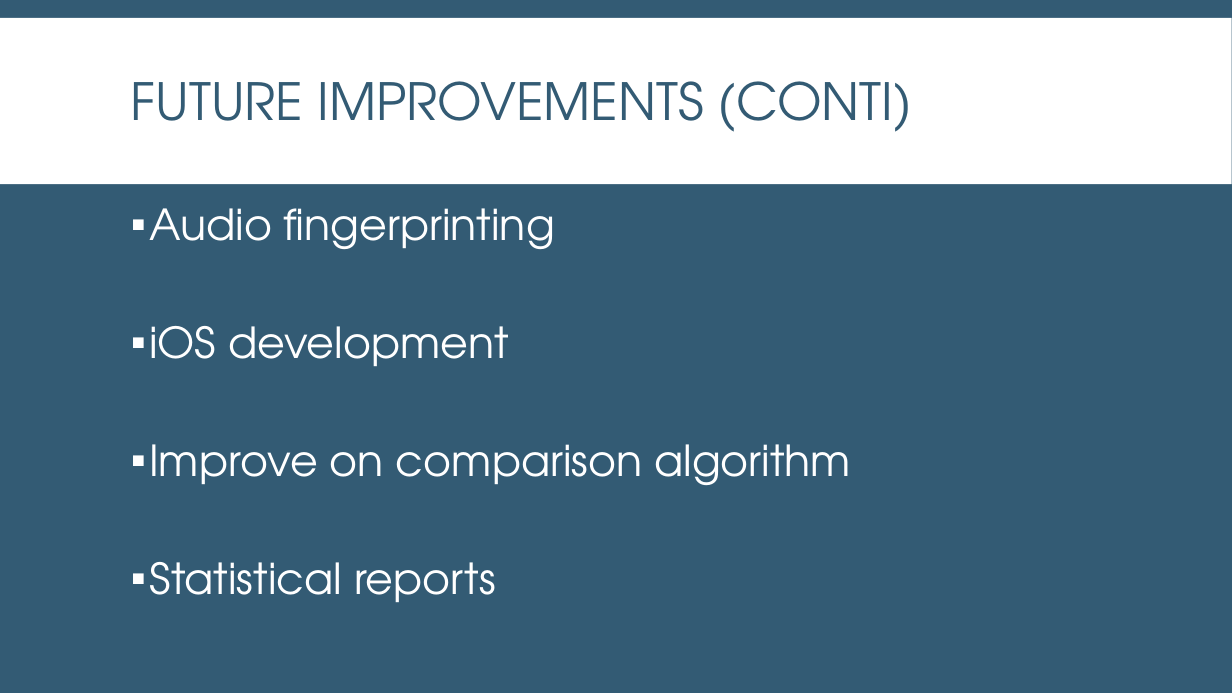
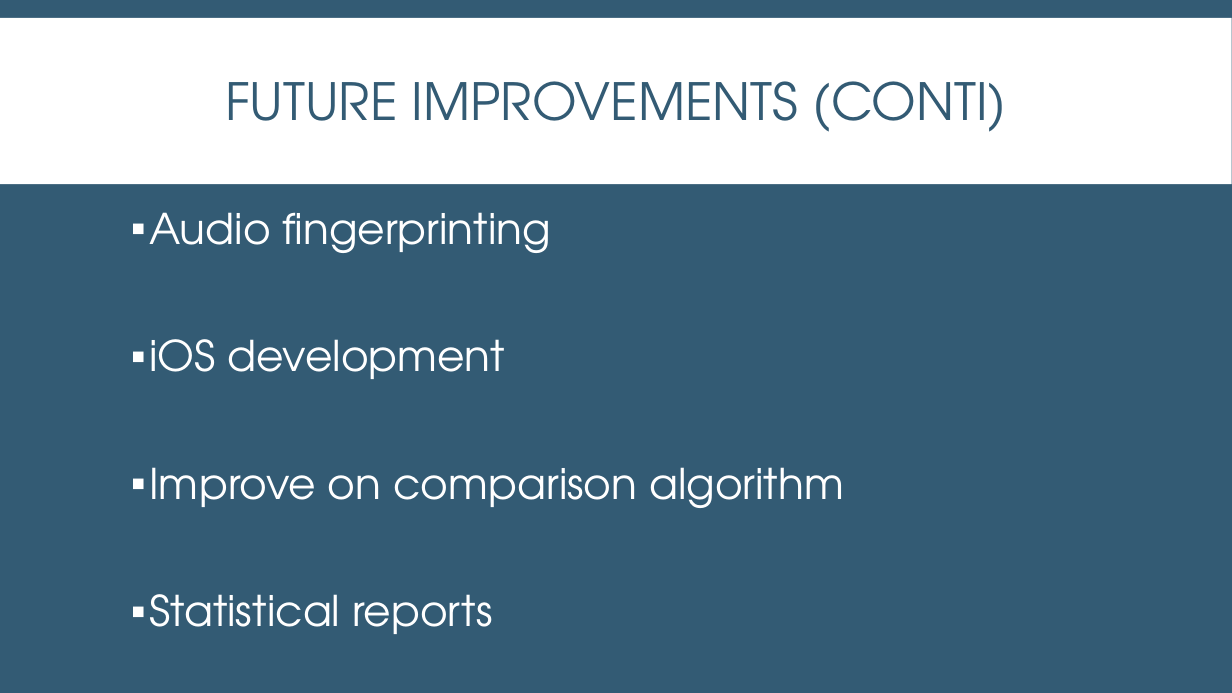
Before and after one commit to brooklyn2016/team-19, a slide deck: slide 7 of presentation-EEdit.pptx. Drawn at 1232x693 pixels with LibreOffice and Linux fonts; fonts in the diff are those of the drawing. Boxes give left, top, right and bottom in pixels: in the first picture for what was removed or moved away, otherwise in the second. Text is boxed around its words. In the diff, an @@ line names an element or a change of style, - is before the commit and + after.

```diff
--- a/presentation-EEdit.pptx
+++ b/presentation-EEdit.pptx
@@ title "FUTURE IMPROVEMENTS (CONTI)" at (225, 81, 1006, 132): alignment left to centre @@
@@ text "Audio fingerprinting" at (149, 212, 844, 634): size 33.3 to 33 pt; line spacing 0.8 to 0.9 @@
```
Also in this commit, not shown: 5 other slides changed, 1 slide added.
